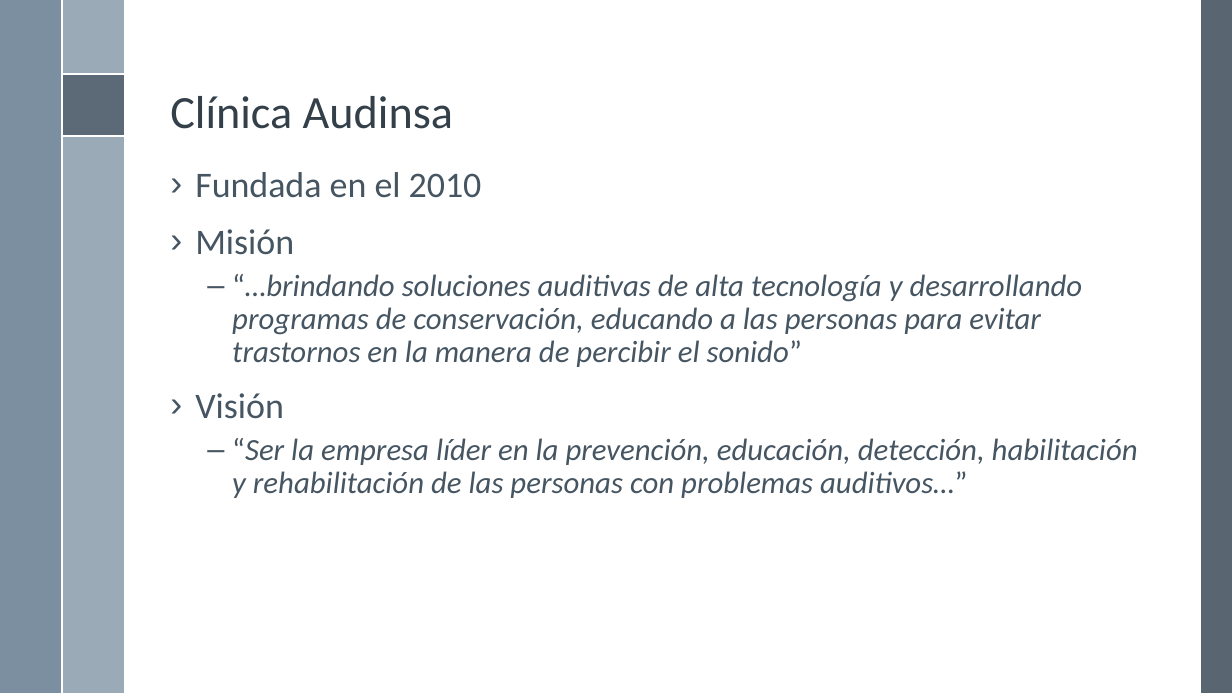
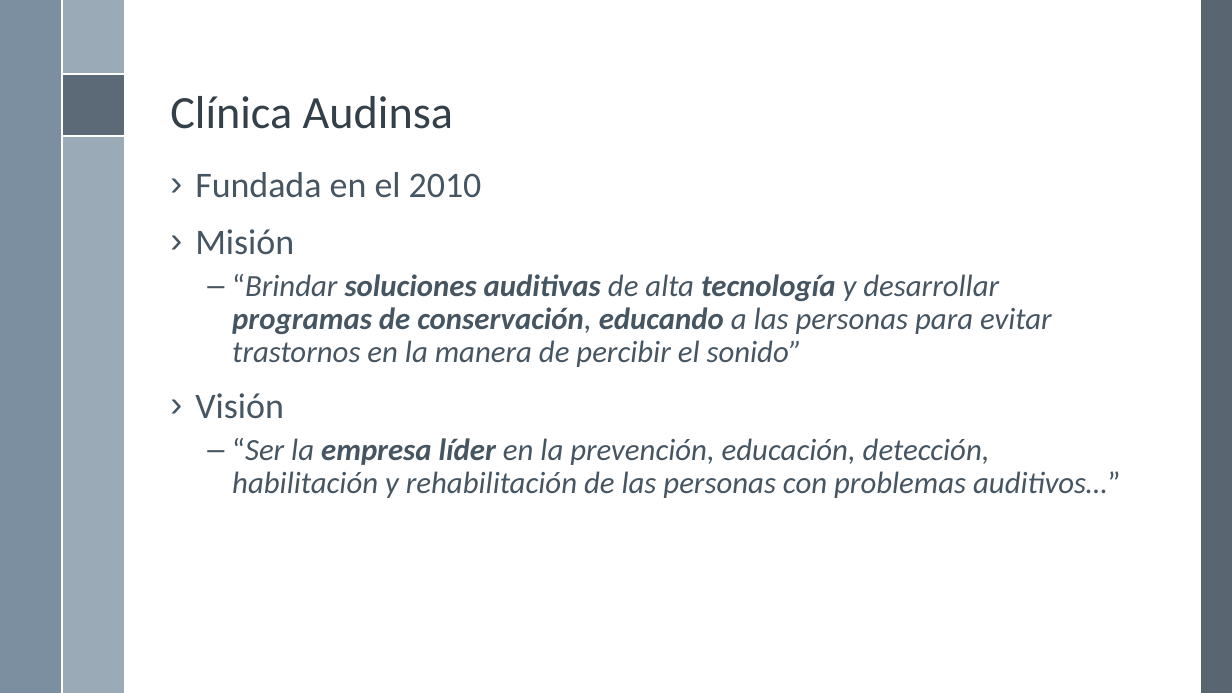
Before and after one commit to rbaltodanog/audinsaapp, a slide deck: slide 6 of documentacion/presentacion/Presentación.pptx. Drawn at 1232x693 pixels with LibreOffice and Linux fonts; fonts in the diff are those of the drawing; background and template pictures are left out. Boxes give left, top, right and bottom in pixels: in the first picture for what was removed or moved away, otherwise in the second. Text is boxed around its words. In the diff, an @@ line names an element or a change of style, - is before the commit and + after.

```diff
--- a/documentacion/presentacion/Presentación.pptx
+++ b/documentacion/presentacion/Presentación.pptx
@@ text at box(232, 274, 1052, 367): text changed @@
-  – “…brindando soluciones auditivas de alta tecnología y desarrollando programas de conservación, educando a las personas para evitar trastornos en la manera de percibir el sonido”
+  – “Brindar soluciones auditivas de alta tecnología y desarrollar programas de conservación, educando a las personas para evitar trastornos en la manera de percibir el sonido”
@@ text at box(232, 438, 1120, 498): bold on in "empresa líder" @@
```
Also in this commit, not shown: 15 other slides changed, 25 slides added, 2 slides removed.
